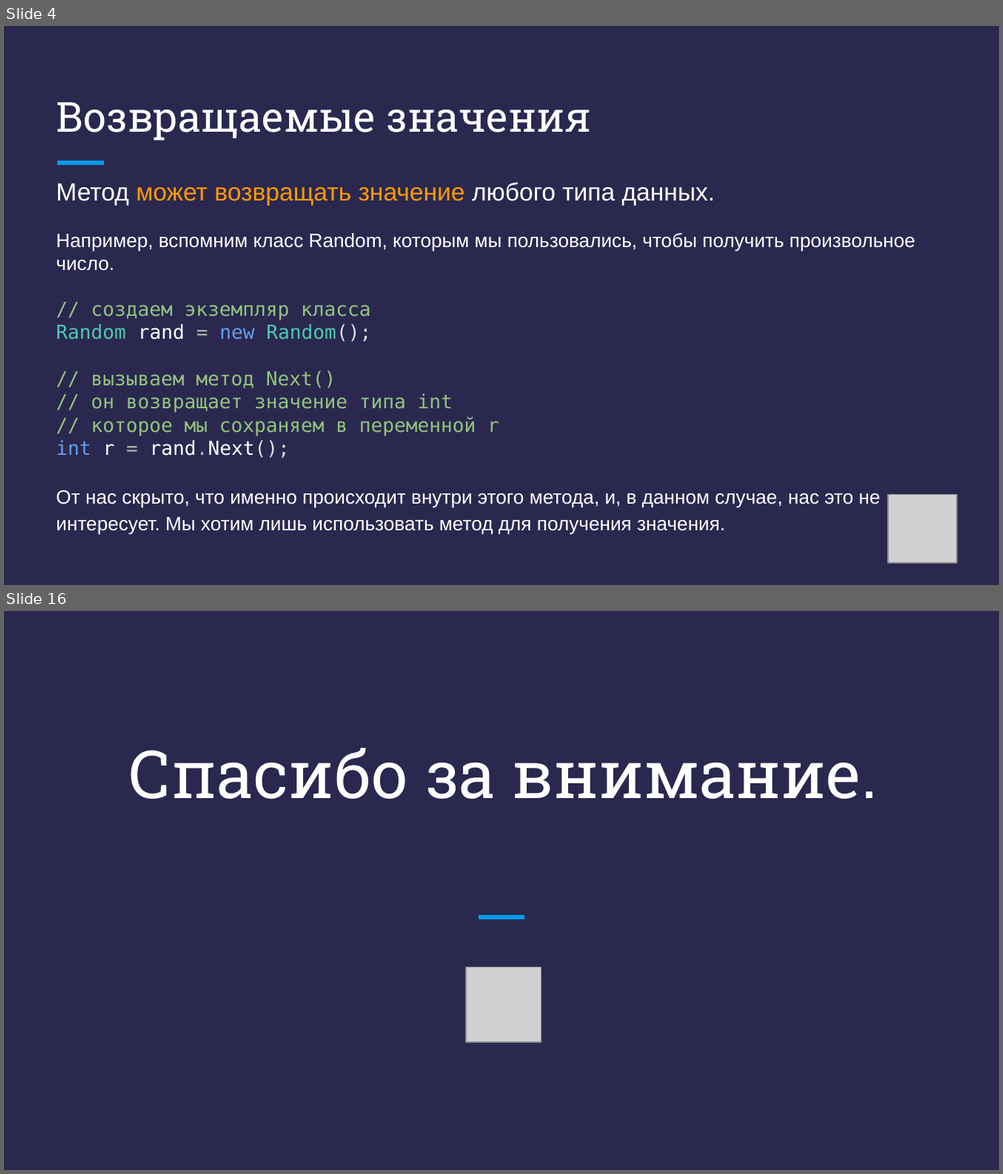
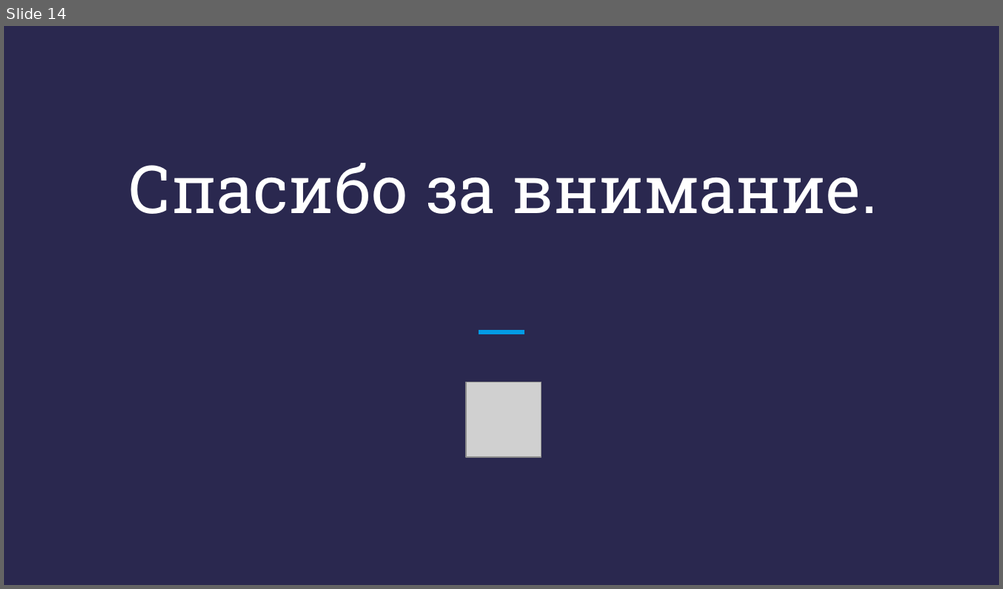
Before and after one commit to DenisKaVladimirovich/MyLessons, a slide deck: 11/Презентация - C# + .NET - Урок 11.pptx. Shown one above the other, each under a label of ours: slides 4 and 16 before the commit, slide 14 after it; the slides between them are not shown. The pictures are 1003x1174 and 1003x589 pixels, drawn with LibreOffice and Linux fonts; fonts in the diff are those of the drawing; grey boxes stand for pictures. Boxes give left, top, right and bottom in pixels: in the first picture for what was removed or moved away, otherwise in the second. Text is boxed around its words. In the diff, an @@ line names an element or a change of style, - is before the commit and + after.

```diff
--- a/11/Презентация - C# + .NET - Урок 11.pptx
+++ b/11/Презентация - C# + .NET - Урок 11.pptx
@@ slide 4 removed at <box>4,26,999,585</box>, background #2A284F @@
@@ title removed at <box>56,102,591,141</box> @@
-Возвращаемые значения
@@ line removed from (58, 163) to (103, 163) @@
@@ text removed at <box>56,182,915,535</box> @@
-Метод может возвращать значение любого типа данных.
-Например, вспомним класс Random, которым мы пользовались, чтобы получить произвольное число.
-// создаем экземпляр класса
-Random rand = new Random();
-// вызываем метод Next()
-// он возвращает значение типа int
-// которое мы сохраняем в переменной r
-int r = rand.Next();
-От нас скрыто, что именно происходит внутри этого метода, и, в данном случае, нас это не интересует. Мы хотим лишь использовать метод для получения значения.
@@ picture removed at <box>887,494,956,563</box> @@
@@ what was slide 16 is now slide 14 @@
```
Also in this commit, not shown: 4 slides changed, 9 slides added, 10 other slides removed, 3 other files.
